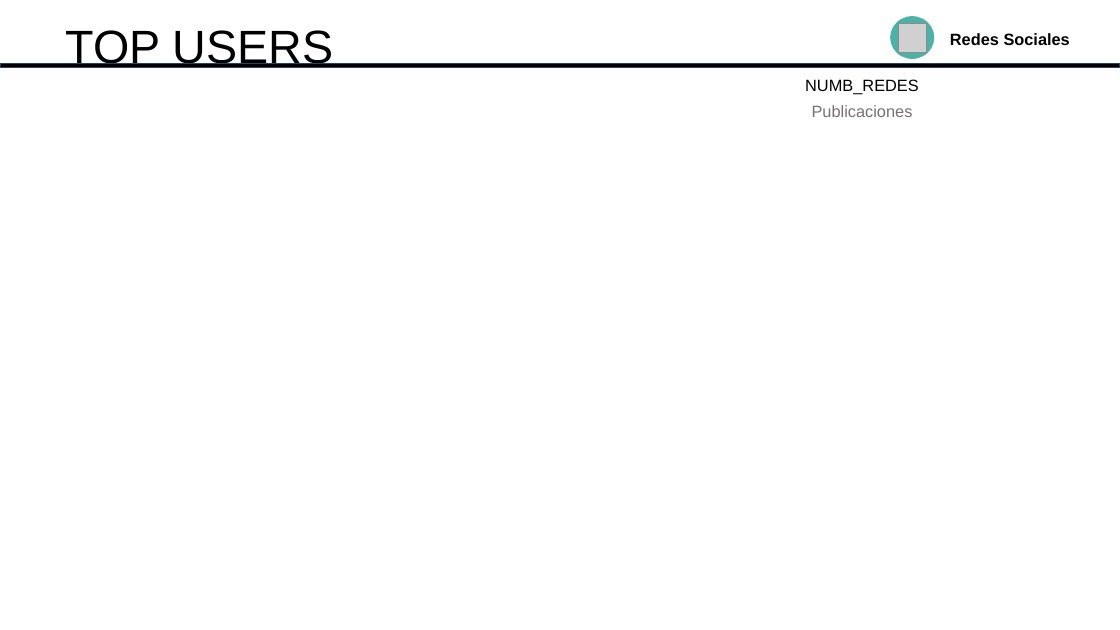
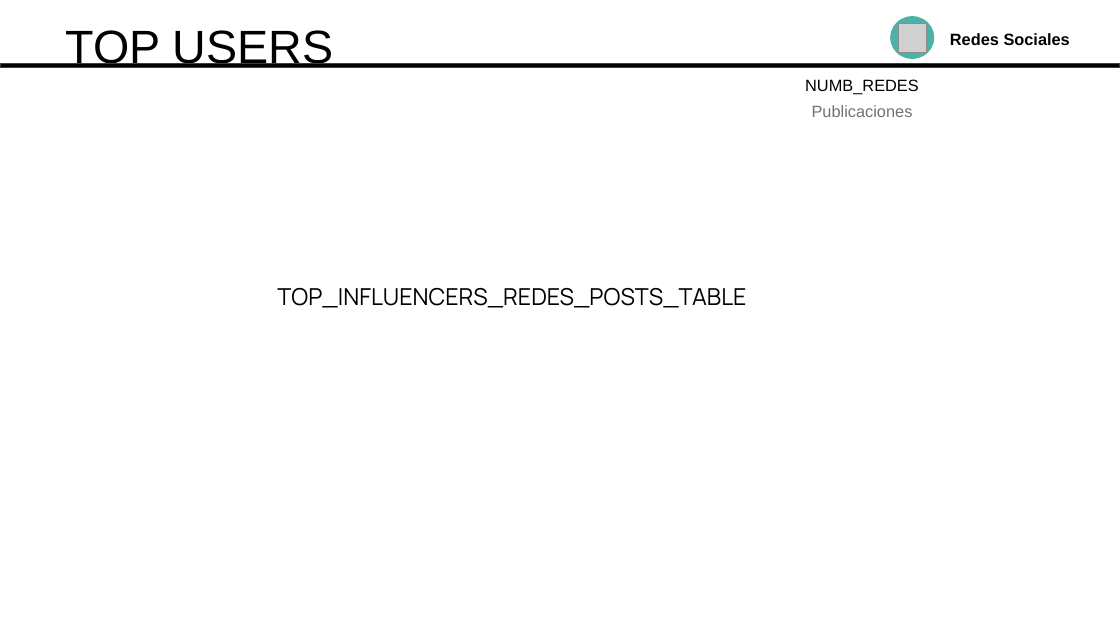
Before and after one commit to 2mingho/powerpoint-automated-web, a slide deck: slide 6 of powerpoints/Reporte_plantilla.pptx. Drawn at 1120x630 pixels with LibreOffice and Linux fonts; fonts in the diff are those of the drawing; grey boxes stand for pictures. Boxes give left, top, right and bottom in pixels: in the first picture for what was removed or moved away, otherwise in the second. Text is boxed around its words. In the diff, an @@ line names an element or a change of style, - is before the commit and + after.

```diff
--- a/powerpoints/Reporte_plantilla.pptx
+++ b/powerpoints/Reporte_plantilla.pptx
@@ text added at (277, 288, 746, 308), 20 pt, text #000000 @@
+TOP_INFLUENCERS_REDES_POSTS_TABLE
```
Also in this commit, not shown: 4 other slides changed, 3 other files.
